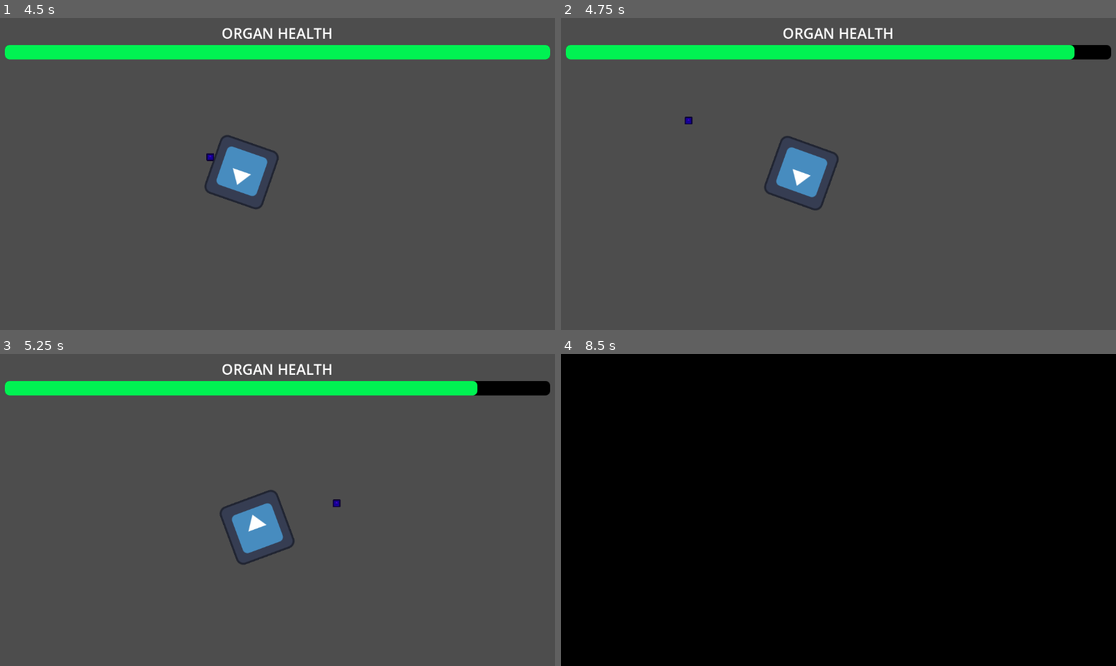
Above: before the commit, frames 1-4 (two rows, left to right).
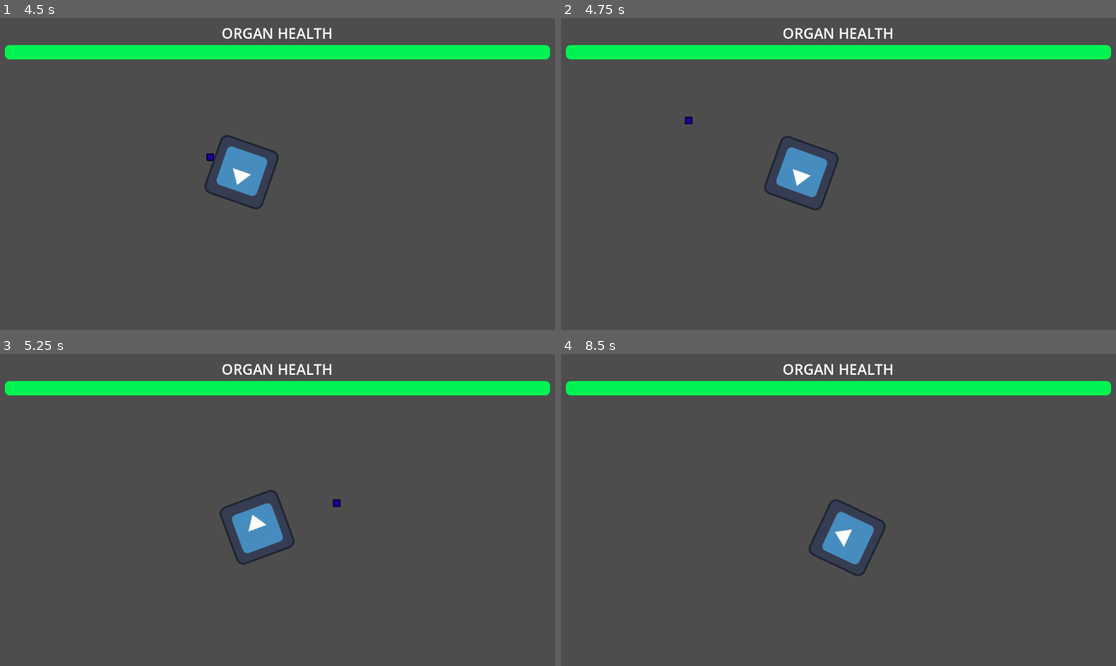
Above: after the commit, the same moments.

Repository: bgalerani94/godot-wild-jam-83
Game: Godot game, scene res://Prototypes/Scenes/test_scene.tscn
Same seed, same stepped clock (60 frames per second), same inputs: the game is played once before the commit and once after it. The engine's default icon, where the game draws it, is replaced by a stand-in: a white triangle on a blue panel in a dark square.
Inputs (mouse positions are in pixels of both pictures, inside the frame that each line leads up to):
- Up to frame 1 (4.5 s): tap Enter (ui_accept) at 0.5, 0.77, 0.8, 1.07, 1.25, 1.35, 1.52, 1.82, 2, 2.3, 2.75, 3.02, 3.32 s; move the mouse to (399, 158) at 0.52 s; press the mouse at (399, 158) at 0.53 s; hold D (move_right) 0.53-1.28 s; move the mouse to (166, 189) at 1.27 s; release the mouse at (166, 189) at 1.28 s; hold S (move_down) 1.28-2.03 s; click (166, 189) at 1.55 s; move the mouse to (333, 105) at 2.02 s; press the mouse at (333, 105) at 2.03 s; hold D (move_right) 2.03-2.78 s; move the mouse to (249, 236) at 2.77 s; release the mouse at (249, 236) at 2.78 s; hold W (move_up) 2.78-3.53 s; click (249, 236) at 2.85 s; move the mouse to (444, 220) at 3.52 s; hold Enter (ui_accept) 3.53-4.28 s; hold A (move_left) from 3.53 s (still down); move the mouse to (111, 127) at 4.27 s; click (111, 127) at 4.35 s
- Up to frame 2 (4.75 s): keep holding A (move_left); tap Enter (ui_accept) at 4.52 s
- Up to frame 3 (5.25 s): tap Enter (ui_accept) at 4.82 s; move the mouse to (305, 510) at 5.02 s; release A (move_left) at 5.03 s; press the mouse at (305, 510) at 5.03 s; hold S (move_down) from 5.03 s (still down)
- Up to frame 4 (8.5 s): tap Enter (ui_accept) at 5.3, 5.85, 6.02, 6.32, 6.77, 6.8, 7.07, 7.52, 7.82 s; move the mouse to (755, 432) at 5.77 s; release S (move_down) at 5.78 s; release the mouse at (755, 432) at 5.78 s; hold D (move_right) 5.78-6.53 s; click (755, 432) at 6.05 s; move the mouse to (960, 494) at 6.52 s; press the mouse at (960, 494) at 6.53 s; hold W (move_up) 6.53-7.28 s; move the mouse to (727, 525) at 7.27 s; release the mouse at (727, 525) at 7.28 s; hold D (move_right) 7.28-8.03 s; click (727, 525) at 7.35 s; move the mouse to (894, 441) at 8.02 s; hold S (move_down) from 8.03 s (still down); hold Enter (ui_accept) from 8.03 s (still down)

Frame 1 is identical in both runs. In frame 2, 0.3% of the frame differs, in the area x 91-100%, y 8-14%; in frame 3, 0.6%; in frame 4, 100%, in the area x 0-100%, y 0-100%.

Commit message:
Preventing the player from damaging the body while walking and also from shooting while damaging the body

Diff:
--- a/Player/Scenes/player_shoot.gd
+++ b/Player/Scenes/player_shoot.gd
@@ -1,9 +1,11 @@
 extends Marker2D
 
 @export var bulletScn: PackedScene
+@onready var damage_component: DamageComponent = $"../OrganDamageComponent"
+
 
 func _process(delta: float) -> void:
-	if(Input.is_action_just_pressed("fire")):
+	if Input.is_action_just_pressed("fire") and !damage_component.is_damaging:
 		fire()
 
 func fire() -> void:
--- a/Player/Scripts/player_movement.gd
+++ b/Player/Scripts/player_movement.gd
@@ -1,9 +1,23 @@
 extends CharacterBody2D
 
 @export var speed = 200.0
+
+var was_moving : bool = false
+
+signal player_moved
 
 func _physics_process(delta: float) -> void:
 	var movement_vector = Input.get_vector("move_left", "move_right", "move_up", "move_down")
 	velocity = movement_vector * speed
 	move_and_collide(velocity * delta)
 	look_at(get_global_mouse_position())
+	if velocity != Vector2.ZERO:
+		if !was_moving:
+			was_moving = true
+			player_moved.emit()
+	else:
+		was_moving = false
+
+
+func is_moving() -> bool:
+	return velocity != Vector2.ZERO
--- a/Scripts/organ_damage_component.gd
+++ b/Scripts/organ_damage_component.gd
@@ -1,21 +1,34 @@
 class_name DamageComponent
 extends Node
 
+@onready var player: CharacterBody2D = $".."
+
 @export var damage_rate : float = 1.75
-var can_damage : bool = false
+var input_enabled : bool = false
+var damage_enabled : bool = false
+var is_damaging : bool = false
 var organ_to_damage : Node
 
 func _ready():
+	player.player_moved.connect(player_moved)
 	SceneManager.level_loaded.connect(get_new_target)
 	get_new_target()
 
 func _process(delta):
-	if Input.is_action_pressed("ui_accept") and can_damage and SceneManager.current_state == SceneManager.GameState.PLAYING:
+	if Input.is_action_just_pressed("ui_accept") and !player.is_moving():
+		damage_enabled = true
+
+	if Input.is_action_just_released("ui_accept"):
+		damage_enabled = false
+		is_damaging = false
+
+	if Input.is_action_pressed("ui_accept") and can_do_damage():
 		deal_damage(delta)
 
 func deal_damage(delta):
 	if is_instance_valid(organ_to_damage) and organ_to_damage.has_method("deplete_health"):
 		organ_to_damage.deplete_health(damage_rate * delta)
+		is_damaging = true
 	else:
 		disable_input()
 		get_new_target()
@@ -30,7 +43,13 @@
 	enable_input()
 
 func enable_input():
-	can_damage = true
+	input_enabled = true
 
 func disable_input():
-	can_damage = false
+	input_enabled = false
+
+func player_moved():
+	damage_enabled = false
+
+func can_do_damage() -> bool:
+	return input_enabled and damage_enabled and SceneManager.current_state == SceneManager.GameState.PLAYING and !player.is_moving()
